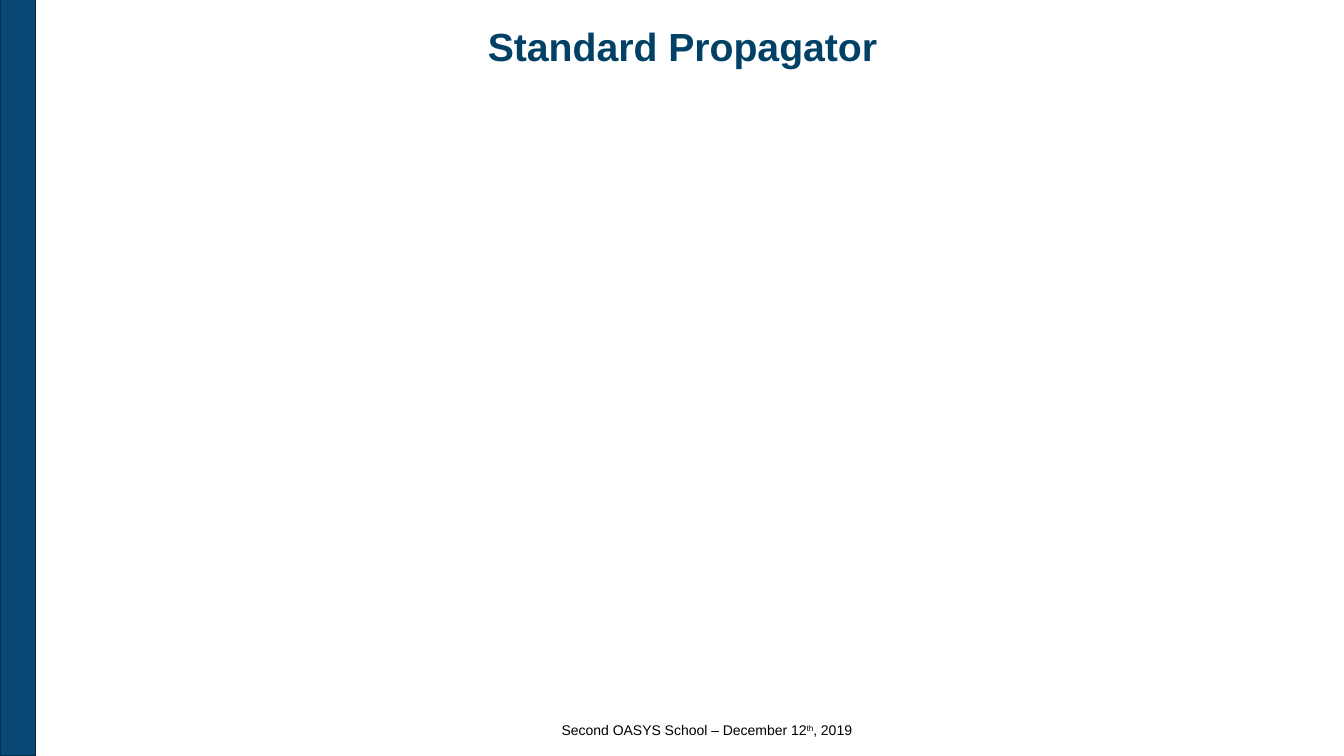
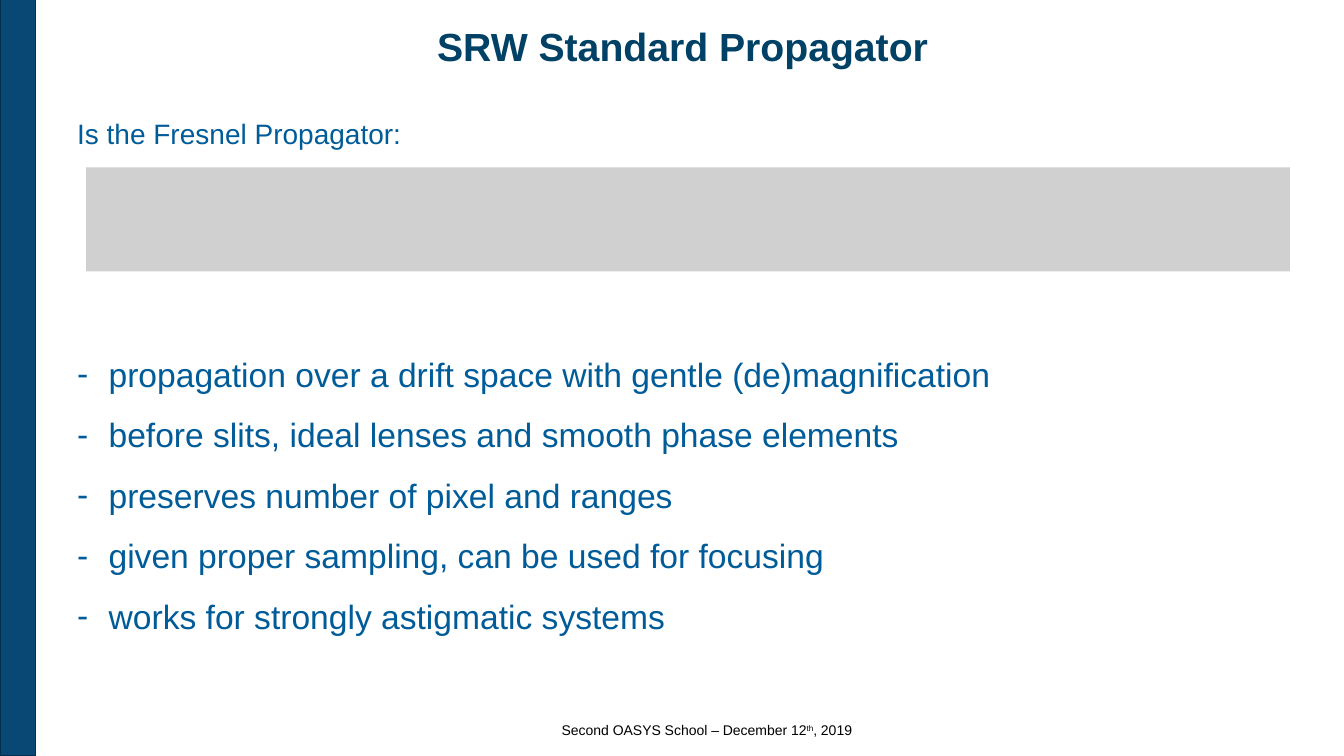
Before and after one commit to oasys-kit/oasys_school, a slide deck: slide 20 of second/slides/2_Introduction_to_SRW.pptx. Drawn at 1344x756 pixels with LibreOffice and Linux fonts; fonts in the diff are those of the drawing; grey boxes stand for pictures; background and template pictures are left out. Boxes give left, top, right and bottom in pixels: in the first picture for what was removed or moved away, otherwise in the second. Text is boxed around its words. In the diff, an @@ line names an element or a change of style, - is before the commit and + after.

```diff
--- a/second/slides/2_Introduction_to_SRW.pptx
+++ b/second/slides/2_Introduction_to_SRW.pptx
@@ title at bbox=[437, 32, 928, 69]: text changed @@
-Standard Propagator
+SRW Standard Propagator
@@ text added at bbox=[77, 123, 401, 150], 20 pt, text #005C98 @@
+Is the Fresnel Propagator:
@@ picture added at bbox=[86, 167, 1290, 271] @@
@@ text added at bbox=[109, 362, 990, 636], 24 pt, text #005C98 @@
+– propagation over a drift space with gentle (de)magnification
+– before slits, ideal lenses and smooth phase elements
+– preserves number of pixel and ranges
+– given proper sampling, can be used for focusing
+– works for strongly astigmatic systems
```
Also in this commit, not shown: 3 other slides changed.
